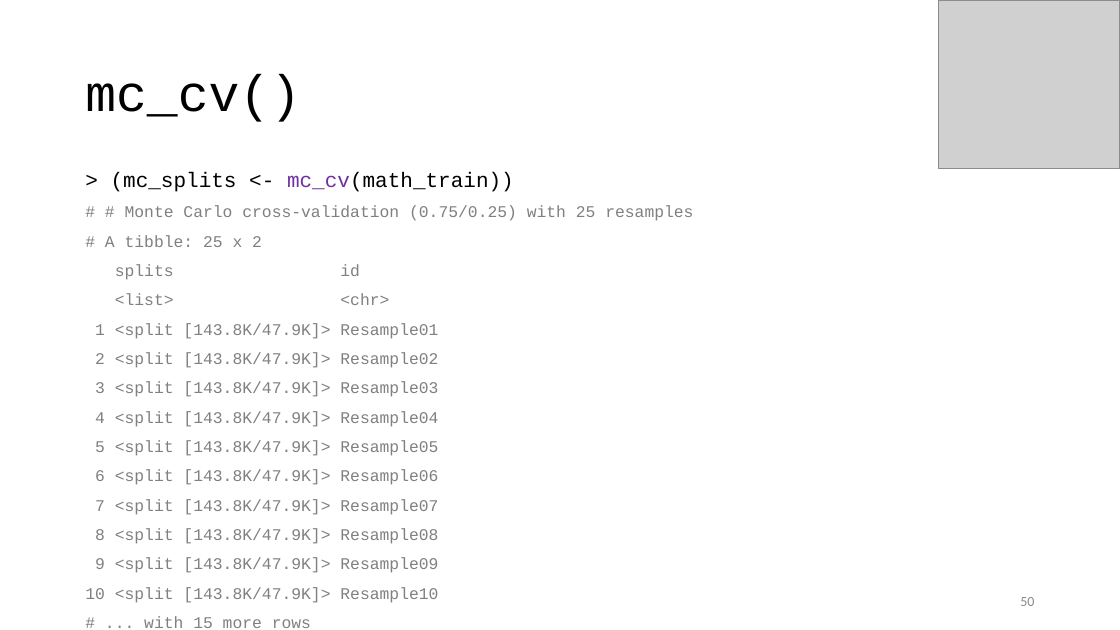
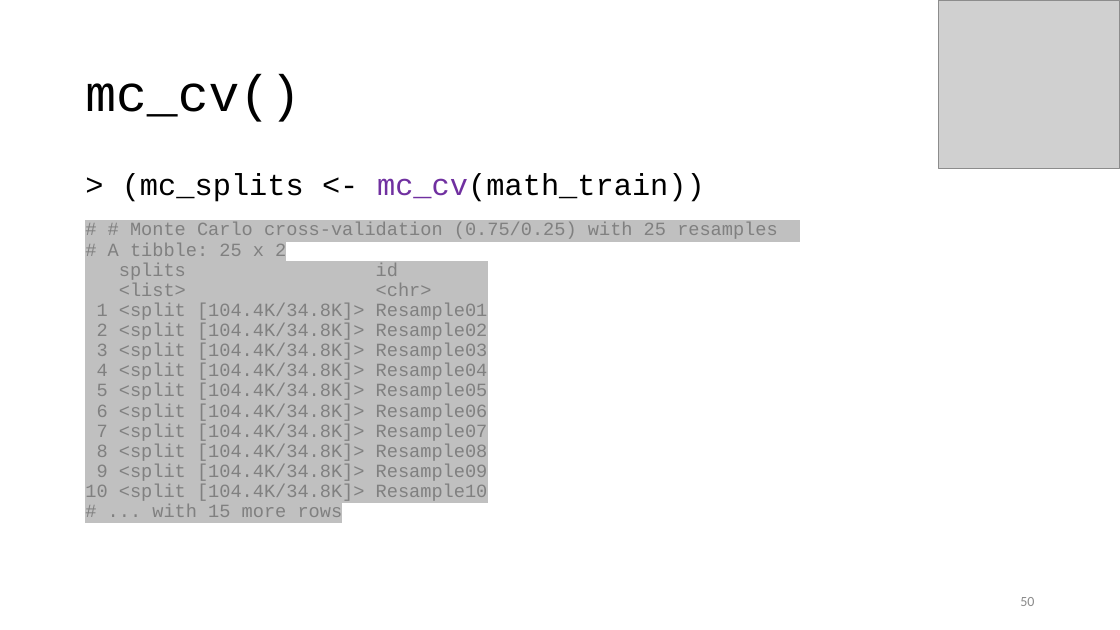
Before and after one commit to karlenaochoa/c4-ml-2020, a slide deck: slide 50 of slides/w2p1-bias-variance-resampling/w2p1.pptx. Drawn at 1120x630 pixels with LibreOffice and Linux fonts; fonts in the diff are those of the drawing; grey boxes stand for pictures. Boxes give left, top, right and bottom in pixels: in the first picture for what was removed or moved away, otherwise in the second. Text is boxed around its words. In the diff, an @@ line names an element or a change of style, - is before the commit and + after.

```diff
--- a/slides/w2p1-bias-variance-resampling/w2p1.pptx
+++ b/slides/w2p1-bias-variance-resampling/w2p1.pptx
@@ text at box(108, 173, 778, 523): size 18 to 26 pt in "> (mc_splits <- mc_cv(math_train))"; size 14 to 16 pt, highlight none to #C0C0C0 in "# # Monte Carlo cross-validation (0.75/0.25) with ...", "# A tibble: 25 x 2", "splits id", "<list> <chr>" and 1 more places; less space between paragraphs @@
@@ text at box(85, 303, 488, 501): text changed; size 14 to 16 pt @@
-1 <split [143.8K/47.9K]> Resample01
-2 <split [143.8K/47.9K]> Resample02
-3 <split [143.8K/47.9K]> Resample03
-4 <split [143.8K/47.9K]> Resample04
-5 <split [143.8K/47.9K]> Resample05
-6 <split [143.8K/47.9K]> Resample06
-7 <split [143.8K/47.9K]> Resample07
-8 <split [143.8K/47.9K]> Resample08
-9 <split [143.8K/47.9K]> Resample09
-10 <split [143.8K/47.9K]> Resample10
+1 <split [104.4K/34.8K]> Resample01
+2 <split [104.4K/34.8K]> Resample02
+3 <split [104.4K/34.8K]> Resample03
+4 <split [104.4K/34.8K]> Resample04
+5 <split [104.4K/34.8K]> Resample05
+6 <split [104.4K/34.8K]> Resample06
+7 <split [104.4K/34.8K]> Resample07
+8 <split [104.4K/34.8K]> Resample08
+9 <split [104.4K/34.8K]> Resample09
+10 <split [104.4K/34.8K]> Resample10
```
Also in this commit, not shown: 7 other slides changed, 5 other files.
